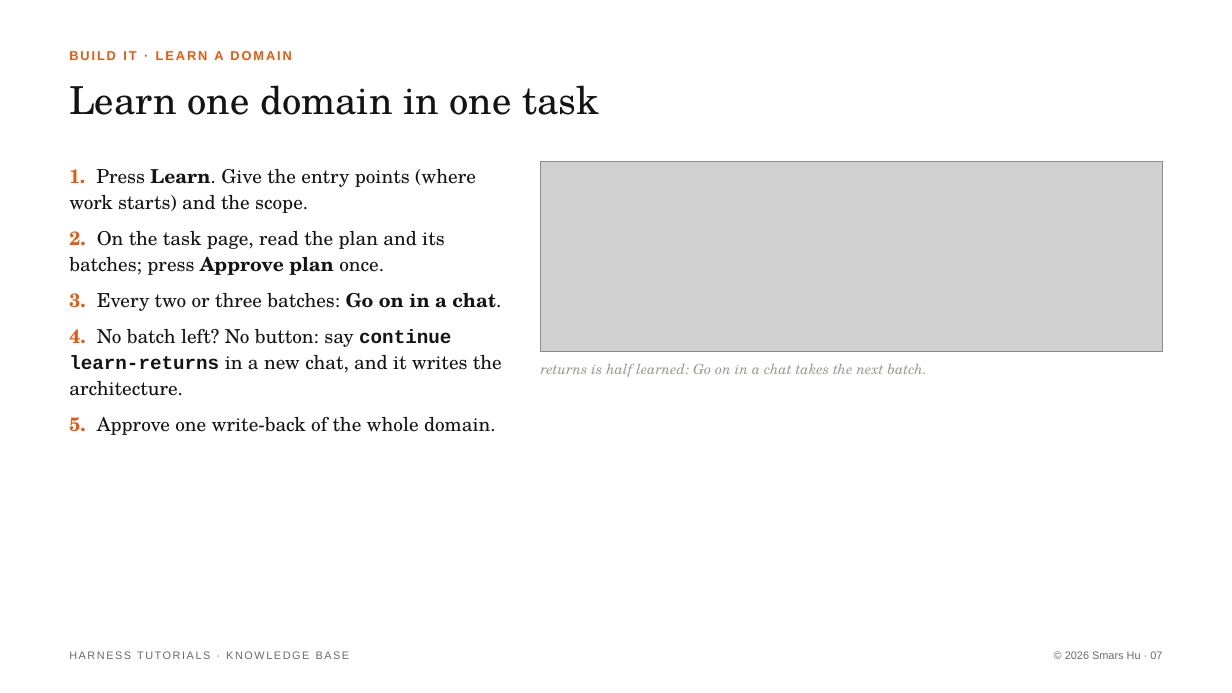
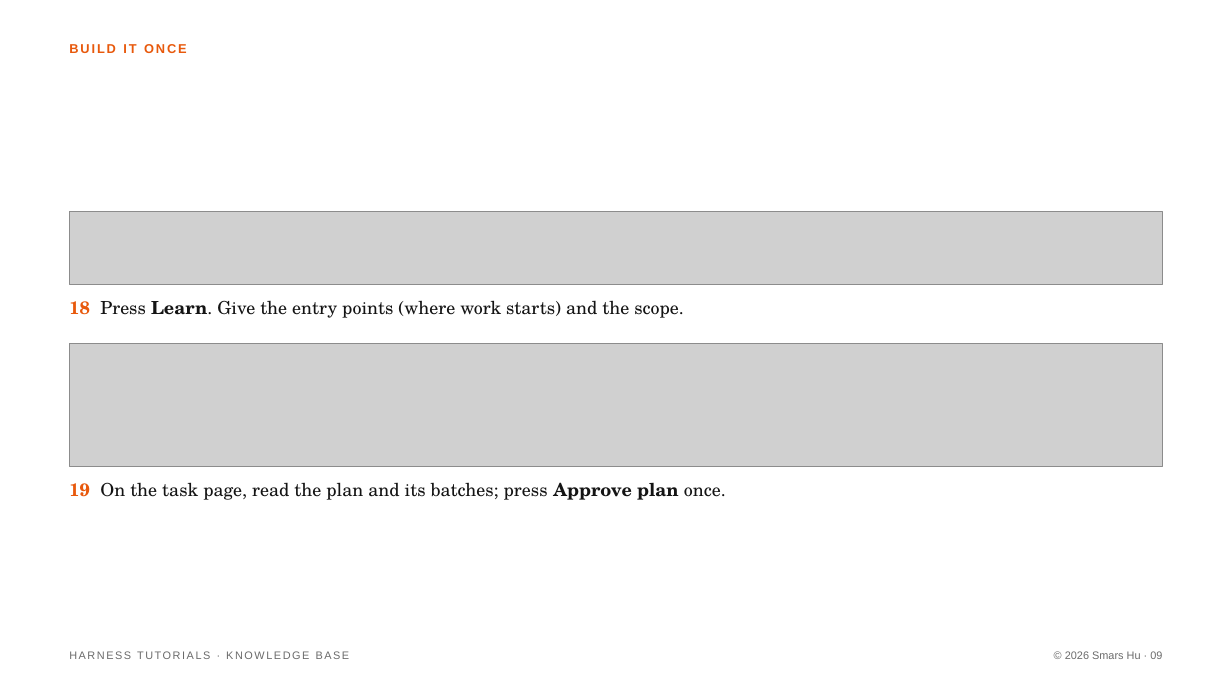
Before and after one commit to Smars-Bin-Hu/ai-exploration, a slide deck: slide 9 of source/tutorials/6_kb.pptx (slide 7 before the commit). Drawn at 1232x693 pixels with LibreOffice and Linux fonts; fonts in the diff are those of the drawing; grey boxes stand for pictures. Boxes give left, top, right and bottom in pixels: in the first picture for what was removed or moved away, otherwise in the second. Text is boxed around its words. In the diff, an @@ line names an element or a change of style, - is before the commit and + after.

```diff
--- a/source/tutorials/6_kb.pptx
+++ b/source/tutorials/6_kb.pptx
@@ text at (x1=69, y1=44, x2=187, y2=53): text changed @@
-BUILD IT · LEARN A DOMAIN
+BUILD IT ONCE
@@ text removed at (x1=69, y1=85, x2=599, y2=115) @@
-Learn one domain in one task
@@ picture removed at (x1=541, y1=162, x2=1163, y2=351) @@
@@ picture added at (x1=69, y1=212, x2=1163, y2=285) @@
@@ text at (x1=69, y1=300, x2=684, y2=318): text changed; size 15 to 14 pt @@
-1. Press Learn. Give the entry points (where work starts) and the scope.
-2. On the task page, read the plan and its batches; press Approve plan once.
-3. Every two or three batches: Go on in a chat.
-4. No batch left? No button: say continue learn-returns in a new chat, and it writes the architecture.
-5. Approve one write-back of the whole domain.
+18 Press Learn. Give the entry points (where work starts) and the scope.
@@ picture added at (x1=69, y1=344, x2=1163, y2=467) @@
@@ text at (x1=69, y1=482, x2=726, y2=500): text changed; size 11 to 14 pt; text colour #9A9A96 to #141414; italic off @@
-returns is half learned: Go on in a chat takes the next batch.
+19 On the task page, read the plan and its batches; press Approve plan once.
@@ text at (x1=1065, y1=651, x2=1162, y2=659): text changed @@
-© 2026 Smars Hu · 07
+© 2026 Smars Hu · 09
```
Also in this commit, not shown: 6 other slides changed, 10 slides added, 7 slides removed, 15 other files.
